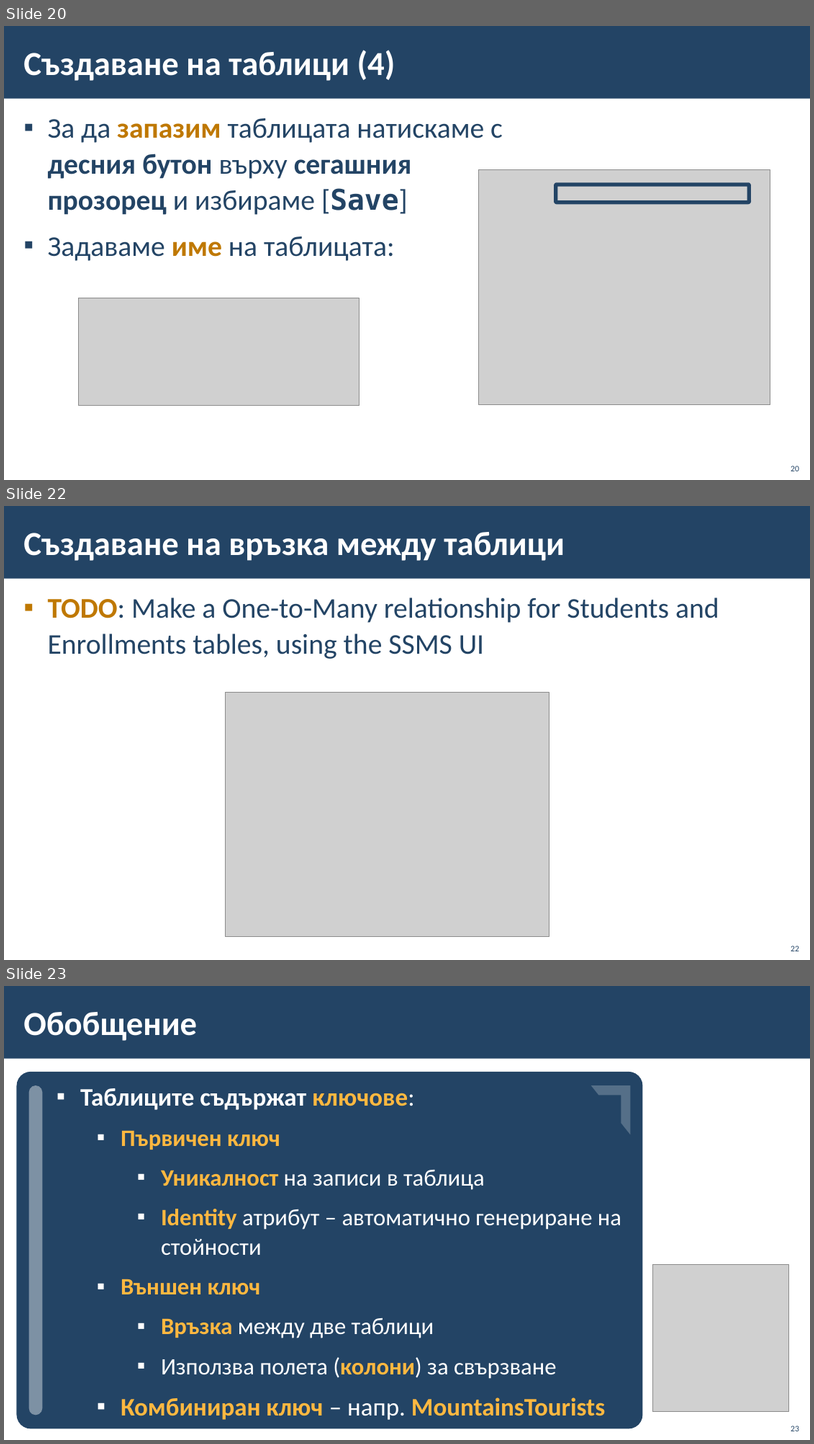
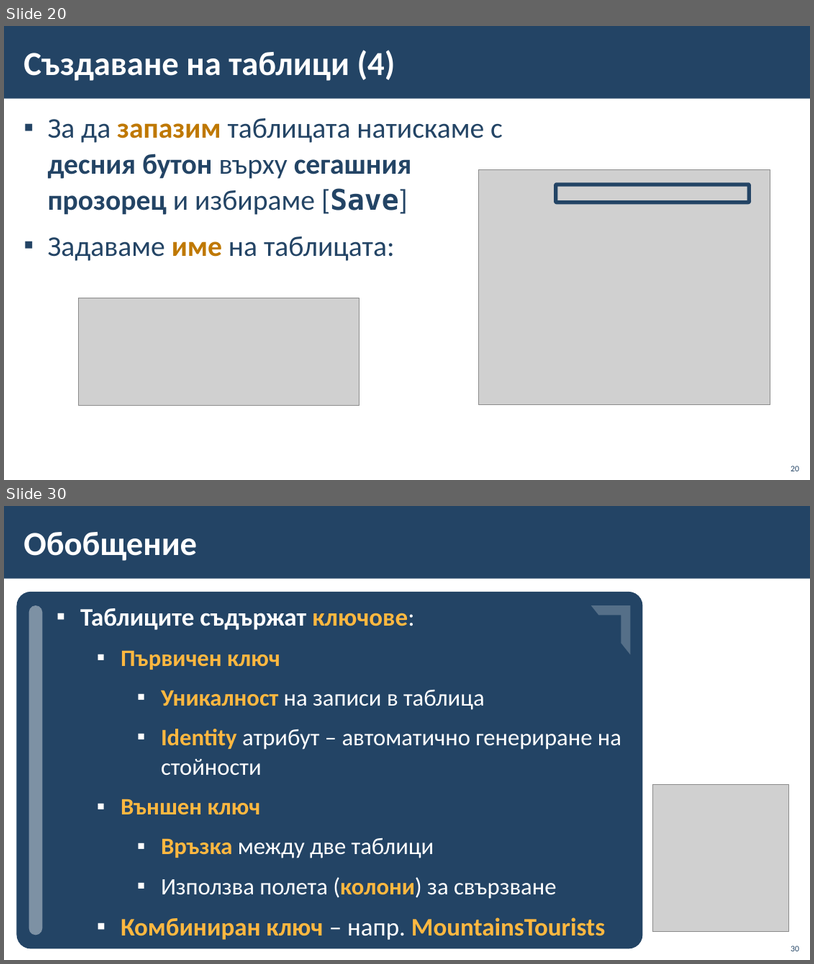
Before and after one commit to BG-IT-Edu/School-Programming, a slide deck: Courses/Software-Sciences/Module-3-Databases-New/07-Modeling-Databases/06-Modeling-Databases.pptx. Shown one above the other, each under a label of ours: slides 20, 22 and 23 before the commit, slides 20 and 30 after it; the slides between them are not shown. The pictures are 814x1444 and 814x964 pixels, drawn with LibreOffice and Linux fonts; fonts in the diff are those of the drawing; grey boxes stand for pictures; background and template pictures are left out. Boxes give left, top, right and bottom in pixels: in the first picture for what was removed or moved away, otherwise in the second. Text is boxed around its words. In the diff, an @@ line names an element or a change of style, - is before the commit and + after.

```diff
--- a/Courses/Software-Sciences/Module-3-Databases-New/07-Modeling-Databases/06-Modeling-Databases.pptx
+++ b/Courses/Software-Sciences/Module-3-Databases-New/07-Modeling-Databases/06-Modeling-Databases.pptx
@@ slide 22 removed at bbox=[4, 506, 810, 960], background #FFFFFF; not listed: 1 template element that a slide beside it also shows @@
@@ title removed at bbox=[23, 532, 565, 561] @@
-Създаване на връзка между таблици
@@ text removed at bbox=[48, 597, 720, 659] @@
-▪ TODO: Make a One-to-Many relationship for Students and Enrollments tables, using the SSMS UI
@@ picture removed at bbox=[226, 692, 549, 937] @@
@@ page number removed at bbox=[791, 945, 800, 951] @@
-22
@@ what was slide 23 is now slide 30 @@
@@ page number at bbox=[791, 945, 800, 951]: text changed @@
-23
+30
```
Also in this commit, not shown: 2 slides changed, 8 slides added.
